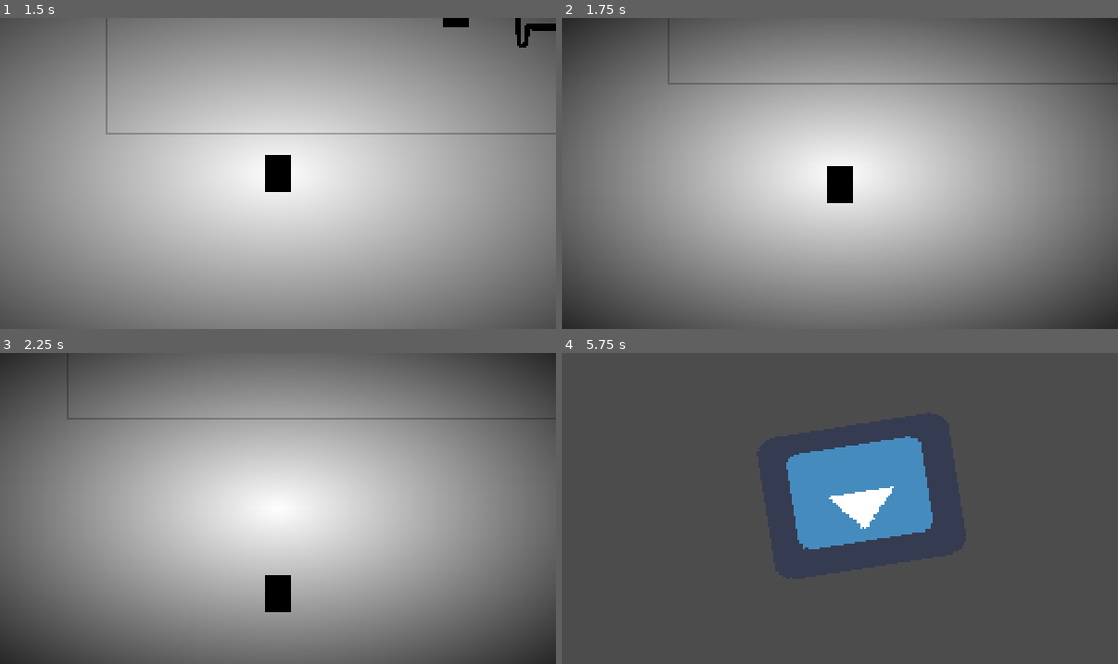
Above: before the commit, frames 1-4 (two rows, left to right).
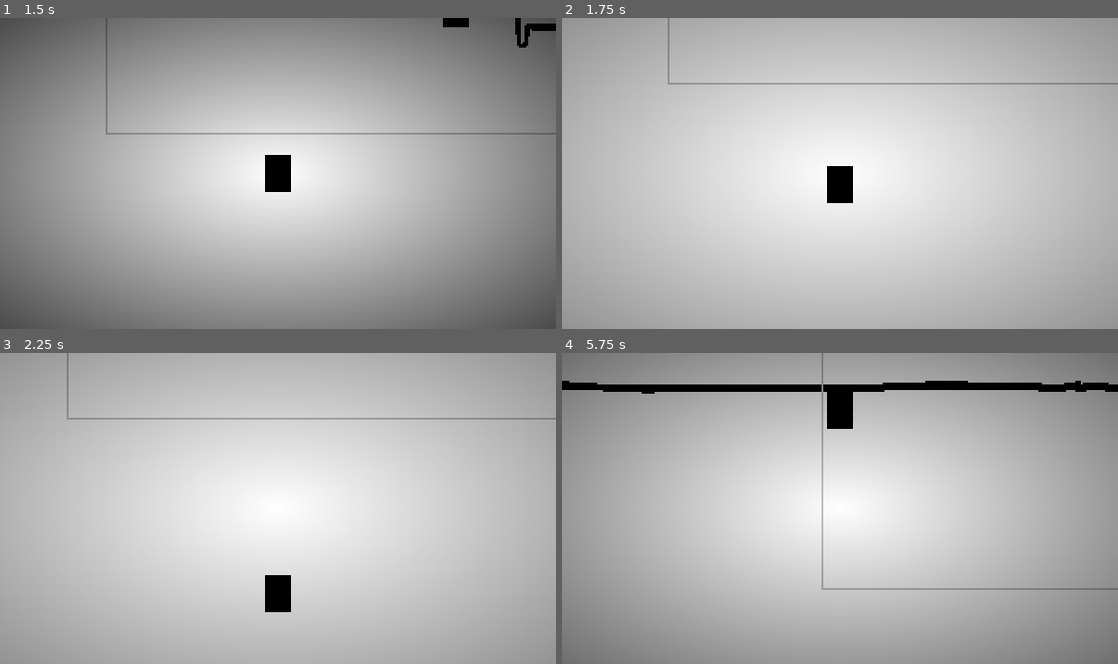
Above: after the commit, the same moments.

Repository: EdBarrancos/Operation_Ai_pain
Game: Godot game, scene res://Scenes/World.tscn
The game is run twice, just before and just after one commit, with the same random seed, the same clock (stepped at 60 frames per second) and the same inputs. The engine's default icon, where the game draws it, is replaced by a stand-in: a white triangle on a blue panel in a dark square.
Inputs:
- Up to frame 1 (1.5 s): tap Enter (ui_accept) at 0.5, 0.77 s; hold D (RIGHT) 0.53-1.28 s; tap F (FEED, bound only after the commit) at 0.6 s; hold S (DOWN) from 1.28 s (still down); tap T (TEST) at 1.35 s
- Up to frame 2 (1.75 s): keep holding S (DOWN); tap Enter (ui_accept) at 1.52 s; tap F (FEED, bound only after the commit) at 1.55 s
- Up to frame 3 (2.25 s): release S (DOWN) at 2.03 s; hold D (RIGHT) from 2.03 s (still down); tap F (FEED, bound only after the commit) at 2.1 s
- Up to frame 4 (5.75 s): release D (RIGHT) at 2.78 s; hold W (UP) 2.78-3.53 s; tap F (FEED, bound only after the commit) at 2.85, 3.8, 4.35, 5.1 s; tap Enter (ui_accept) at 3.02, 3.77, 4.52 s; hold A (LEFT) 3.53-5.03 s; tap T (TEST) at 3.6 s; hold S (DOWN) from 5.03 s (still down)

Frame 1 is identical in both runs. In frame 2, 92% of the frame differs, in the area x 0-100%, y 0-100%; in frame 3, 91%; in frame 4, 99%.

Commit message:
Add AddSoup and FeedMonster Cheat and Test Winning Condition

Diff:
--- a/OperationAi/Player/Scripts/Player.gd
+++ b/OperationAi/Player/Scripts/Player.gd
@@ -31,3 +31,6 @@
 
 func MovePlayer(velocity, up):
 	move_and_slide(velocity, up)
+
+func FeedMonster(feedValue):
+	get_parent().FeedMonster(feedValue)
--- a/OperationAi/Player/Scripts/SoupInventory.gd
+++ b/OperationAi/Player/Scripts/SoupInventory.gd
@@ -4,6 +4,10 @@
 var DEBUG
 
 onready var availableSoups = {"RED_TOMATO": 0}
+export var foodValueSoups = {"RED_TOMATO": 30}
+var canFeed = true
+
+onready var currentSoup = "RED_TOMATO"
 
 
 # Called when the node enters the scene tree for the first time.
@@ -14,6 +18,13 @@
 	player = owner
 	DEBUG = debug
 
+func _process(_delta):
+	if Input.is_action_just_pressed("TOMATO"):
+		AddSoup()
+
+	if Input.is_action_just_pressed("FEED"):
+		FeedMonster()
+
 
 func AddSoup(value=1, soupType="RED_TOMATO"):
 	availableSoups[soupType] += value
@@ -21,3 +32,20 @@
 #Just For abstraction
 func LoseSoup(value=1, soupType="RED_TOMATO"):
 	availableSoups[soupType] -= value
+
+func HasCurrentSoupInInventory():
+	return availableSoups[currentSoup] > 0
+
+func GetCurrentSoupName():
+	return currentSoup
+
+func GetCurrentSoupQuantity():
+	return availableSoups[currentSoup]
+
+func SwitchCurrentSoup(newSoup):
+	currentSoup = newSoup
+
+func FeedMonster():
+	if canFeed and HasCurrentSoupInInventory():
+		LoseSoup()
+		player.FeedMonster(foodValueSoups[currentSoup])
--- a/OperationAi/Scripts/Room.gd
+++ b/OperationAi/Scripts/Room.gd
@@ -5,14 +5,18 @@
 onready var vignette = $CanvasLayer/VignetteShader
 
 
-# Called when the node enters the scene tree for the first time.
-func _ready():
+func FeedMonster(value):
+	monster.IncreaseHunger(value)
 	vignette.SetAlpha(monster.GetPercentageHunger())
 
 
-# Called every frame. 'delta' is the elapsed time since the previous frame.
-#func _process(delta):
-#	pass
+########
+#EVENTS#
+########
+
+
+func _ready():
+	vignette.SetAlpha(monster.GetPercentageHunger())
 
 
 func _on_Monster_monster_is_full():
--- a/OperationAi/project.godot
+++ b/OperationAi/project.godot
@@ -50,6 +50,16 @@
 "events": [ Object(InputEventKey,"resource_local_to_scene":false,"resource_name":"","device":0,"alt":false,"shift":false,"control":false,"meta":false,"command":false,"pressed":false,"scancode":84,"unicode":0,"echo":false,"script":null)
  ]
 }
+FEED={
+"deadzone": 0.5,
+"events": [ Object(InputEventKey,"resource_local_to_scene":false,"resource_name":"","device":0,"alt":false,"shift":false,"control":false,"meta":false,"command":false,"pressed":false,"scancode":70,"unicode":0,"echo":false,"script":null)
+ ]
+}
+TOMATO={
+"deadzone": 0.5,
+"events": [ Object(InputEventKey,"resource_local_to_scene":false,"resource_name":"","device":0,"alt":false,"shift":false,"control":false,"meta":false,"command":false,"pressed":false,"scancode":84,"unicode":0,"echo":false,"script":null)
+ ]
+}
 
 [physics]
 
